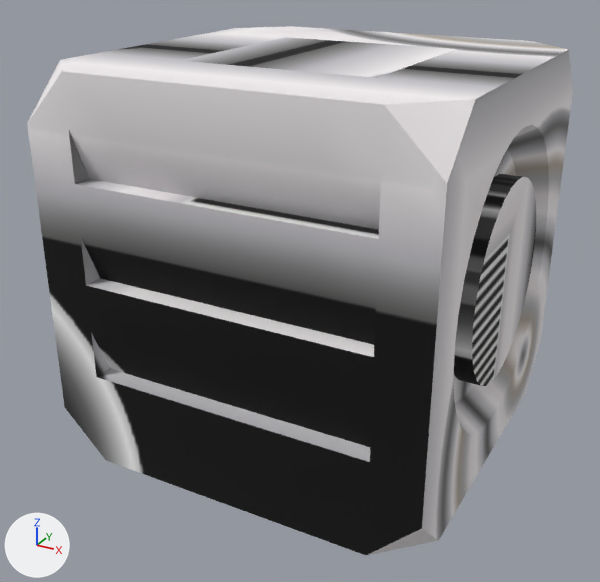
Two versions of the OBJ model models/block/item_manipulator.obj, one commit apart.
The view is the same before and after, from a 50 mm camera at (1.453, -2.355, 1.286) aimed at (0.471, -0.57, 0.394). The axes (+X, +Y, +Z) are drawn at lower left. The lights are the same throughout. Where no turn or scale is listed for an object, it has been applied to the vertices. Vertices at the same position are counted once.

Script lines for the objects in view, before the commit:
```python
me_sphere_001_sphere_013 = bpy.data.meshes.new('Sphere.001_Sphere.013')
me_sphere_001_sphere_013.from_pydata(...)  # 542 vertices, 604 faces; spans x 0.0..1.0, y -1.0..0.0, z 0.0..1.0
me_sphere_001_sphere_013.materials.append(mat_none)  # picture img_item_manipulator
ob_sphere_001_sphere_013 = bpy.data.objects.new('Sphere.001_Sphere.013', me_sphere_001_sphere_013)
ob_sphere_001_sphere_013.location = (0.0, 0.0, 0.0)
```
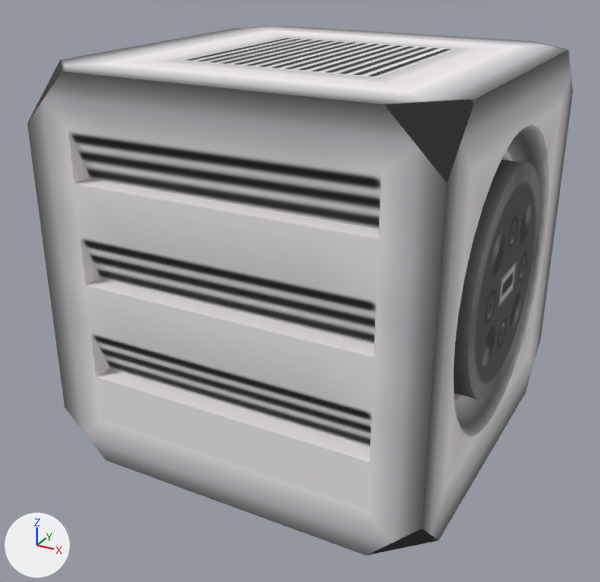
Where the change shows, as pixel boxes [x1, y1, x2, y2] in the pictures (600 x 582 px):
```json
{"part": 1, "of": "me_sphere_001_sphere_013", "change": "rebuilt", "before": [454, 174, 536, 386], "after": [453, 160, 541, 400], "on screen": "7% wider, 13% taller"}
{"part": 2, "of": "me_sphere_001_sphere_013", "change": "surface changed", "before": [27, 26, 573, 555], "after": [27, 26, 573, 555]}
```

The change, as JSON lines over the scene's bpy script:
```json
{"block": "me_sphere_001_sphere_013", "where": "# used by ob_sphere_001_sphere_013; location = (0.0, 0.0, 0.0)"}
{"op": "remove", "block": "me_sphere_001_sphere_013", "code": "me_sphere_001_sphere_013.from_pydata(...)  # 542 vertices, 604 faces; spans x 0.0..1.0, y -1.0..0.0, z 0.0..1.0"}
{"op": "add", "block": "me_sphere_001_sphere_013", "code": "me_sphere_001_sphere_013.from_pydata(...)  # 542 vertices, 604 faces; spans x 0.0..1.002, y -1.0..0.0, z 0.0..1.0"}
{"block": "me_sphere_001_sphere_013", "change": "me_sphere_001_sphere_013 part 1: the loose piece of 65 vertices spanning x 0.945..1.0, y -0.755..-0.245, z 0.245..0.755 is rebuilt with 65 vertices and now spans x 0.941..1.002, y -0.788..-0.212, z 0.212..0.788"}
{"block": "me_sphere_001_sphere_013", "change": "me_sphere_001_sphere_013 part 2: 539 kept faces spanning x 0.0..1.0, y -1.0..0.0, z 0.0..1.0 get new texture (UV) coordinates"}
```
